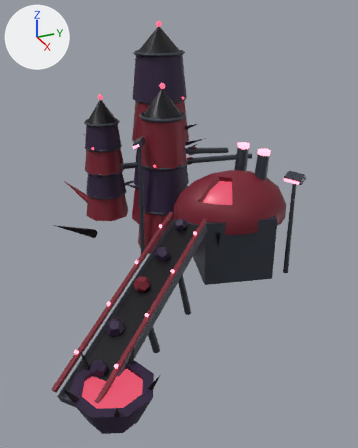
Two versions of the glTF model docs/concept-art/models/refinery-directorate.glb, one commit apart.
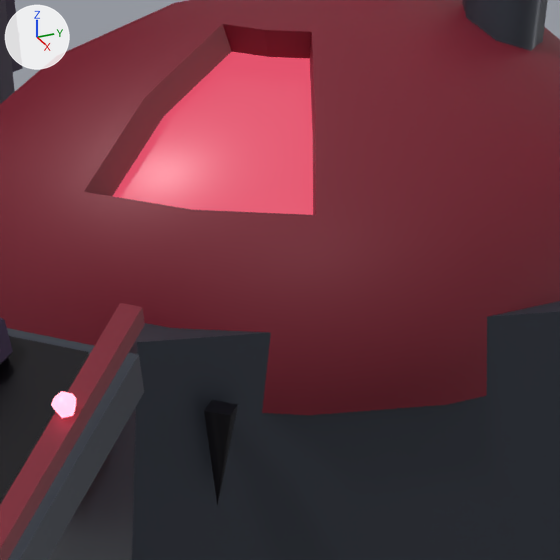
There are two pictures of each version: one whole from a 50 mm lens placed at (275.0, -124.0, 161.6), pointed at (18.9, -8.7, 33.6), one close up on the part from 52% to 75% of the width and 39% to 57% of the height. The axes (+X, +Y, +Z) are drawn at upper left. The lights are the same throughout. The first two pictures are the older version. Where no turn or scale is listed for an object, it has been applied to the vertices.

Objects in the first close-up: 'conveyor_bed', 'conveyor_belt', 'conveyor_rail_r', 'crusher_cowl', 'crusher_house', 'crusher_maw', 'crusher_maw_throat', 'exhaust_stack_1', 'maw_tooth_2', 'silo_1_seg_1', 'silo_2_seg_1' and 2 more.
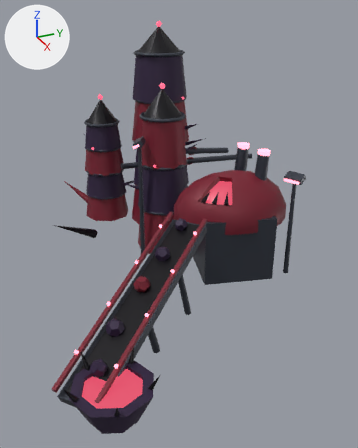
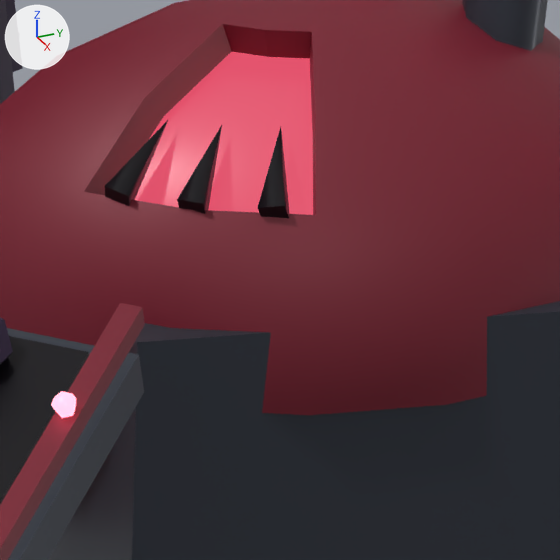
Where the change shows, as pixel boxes [x1, y1, x2, y2] in the close-ups (560 x 560 px):
```json
{"object": "maw_tooth_2", "change": "moved, turned", "before": [204, 400, 238, 506], "after": [258, 127, 290, 218]}
{"object": "maw_tooth_0", "change": "moved, turned", "after": [105, 120, 168, 206], "on screen": "not visible before"}
{"object": "maw_tooth_1", "change": "moved, turned", "after": [177, 125, 222, 214], "on screen": "not visible before"}
```

Edits to the scene script, one JSON object a line:
```json
{"op": "set", "path": "ob_maw_tooth_0.location", "old": "(6.527, 1.37, 2.5)", "new": "(6.075, 0.372, 4.41)"}
{"op": "set", "path": "ob_maw_tooth_0.rotation_euler", "old": "(3.142, 0.0, 0.0)", "new": "(-0.971, -0.455, 0.243)", "note": "degrees (180, 0, 0) -> degrees (-56, -26, 14)"}
{"op": "set", "path": "ob_maw_tooth_1.location", "old": "(6.9, 0.82, 2.5)", "new": "(6.42, 0.72, 4.418)"}
{"op": "set", "path": "ob_maw_tooth_1.rotation_euler", "old": "(3.142, 0.0, 0.0)", "new": "(-0.859, -0.633, 0.298)", "note": "degrees (180, 0, 0) -> degrees (-49, -36, 17)"}
{"op": "set", "path": "ob_maw_tooth_2.location", "old": "(7.273, 0.43, 2.5)", "new": "(6.698, 1.147, 4.424)"}
{"op": "set", "path": "ob_maw_tooth_2.rotation_euler", "old": "(3.142, 0.0, 0.0)", "new": "(-0.69, -0.793, 0.299)", "note": "degrees (180, 0, 0) -> degrees (-40, -45, 17)"}
```
